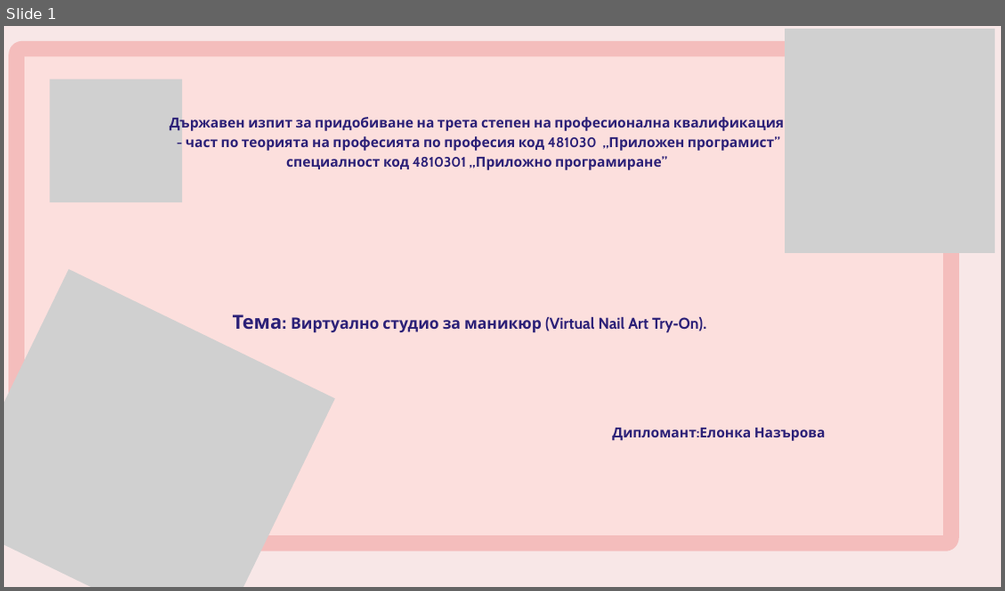
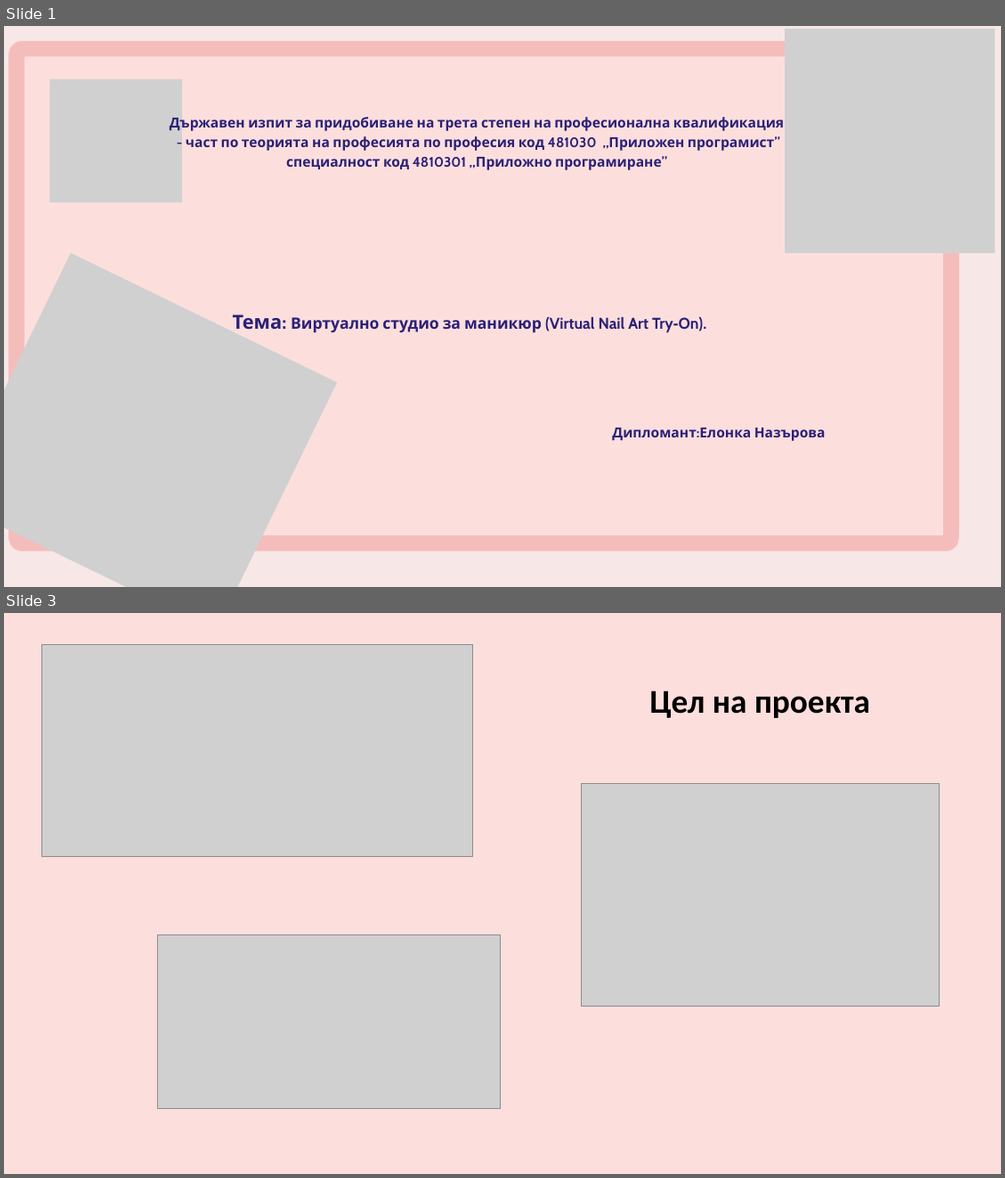
Before and after one commit to pgee-dzi2024/ThemePP_2606, a slide deck: DR/Защита.pptx. Shown one above the other, each under a label of ours: slide 1 before the commit, slides 1 and 3 after it; the slides between them are not shown. The pictures are 1005x591 and 1005x1178 pixels, drawn with LibreOffice and Linux fonts; fonts in the diff are those of the drawing; grey boxes stand for pictures. Boxes give left, top, right and bottom in pixels: in the first picture for what was removed or moved away, otherwise in the second. Text is boxed around its words. In the diff, an @@ line names an element or a change of style, - is before the commit and + after.

```diff
--- a/DR/Защита.pptx
+++ b/DR/Защита.pptx
@@ slide 3 added at (4,613,1001,1174), background #FCDFDD @@
@@ picture added at (41,644,472,856) @@
@@ text added at (649,690,870,718), 48 pt, text #000000, bold @@
+Цел на проекта
@@ picture added at (581,784,938,1005) @@
@@ picture added at (157,935,500,1109) @@
@@ slide 1 changed as well @@
@@ picture: place and size @@
-picture at (4,269,335,587)
+picture at (4,253,337,587)
```
Also in this commit, not shown: 1 other slide changed, 4 other slides added, 2 slides removed.
